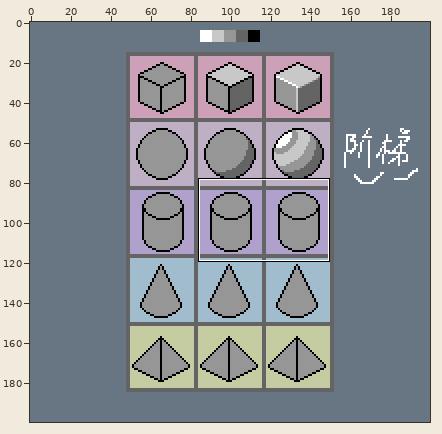
File history of a pixel-art file, Pixel/3d-objects.aseprite. Above: a wide view before the commit, with the close-up outlined.
Close-up. Before the commit:
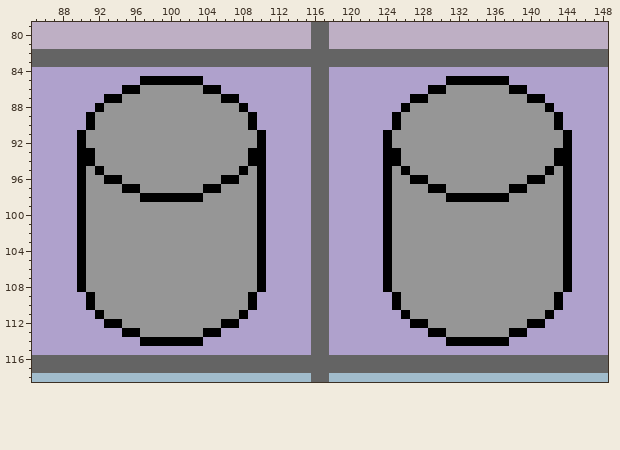
200x200 pixels, 1 frame. Shown: x 85..148, y 79..118.
Once edited:
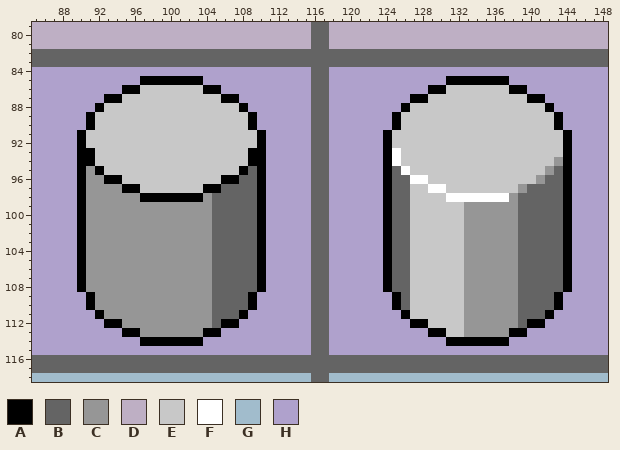
Palette (. is transparent): A #000000  B #646464  C #969696  D #beafc4  E #c8c8c8  F #ffffff  G #a1bccc  H #afa1cc
Diff:
Colour B replaces colour C in row 95 at x 109, 125 and 143; in row 96 at x 108 to 109, 125 to 126 and 142 to 143; in row 97 at x 106 to 109, 125 to 126 and 140 to 143; in rows 98 to 108 at x 105 to 109, 125 to 126 and 139 to 143; in rows 109 to 110 at x 105 to 108, 126 and 139 to 142; in row 111 at x 105 to 107 and 139 to 141.
Colour B replaces colour C in row 112 at x 105 and 139.
Colour C replaces colour A in row 94 at x 143; in row 95 at x 142; in row 96 at x 141; in row 97 at x 139.
Colour E replaces colour A in row 93 at x 143; in row 96 at x 140; in row 97 at x 138.
Colour E replaces colour C in row 86 at x 97 to 103 and 131 to 137; in row 87 at x 95 to 105 and 129 to 139; in row 88 at x 93 to 107 and 127 to 141; in rows 89 to 90 at x 92 to 108 and 126 to 142; in rows 91 to 92 at x 91 to 109 and 125 to 143; in rows 93 to 94 at x 92 to 108 and 126 to 142.
Colour E replaces colour C in row 95 at x 93 to 107 and 127 to 141; in row 96 at x 95 to 105 and 129 to 139; in row 97 at x 97 to 103, 127 to 128 and 131 to 137; in row 98 at x 127 to 130; in rows 99 to 111 at x 127 to 132; in row 112 at x 129 to 132.
Colour E replaces colour C in row 113 at x 131 to 132.
Colour F replaces colour A in rows 93 to 94 at x 125; in row 95 at x 126; in row 96 at x 127 to 128; in row 97 at x 129 to 130; in row 98 at x 131 to 137.
